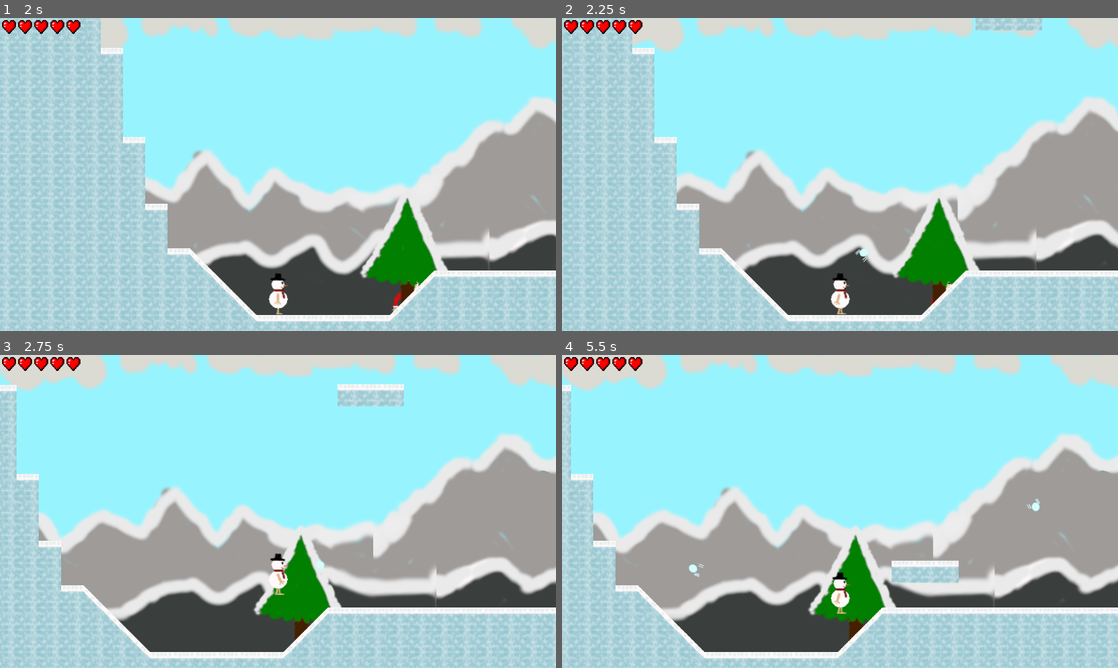
Above: before the commit, frames 1-4 (two rows, left to right).
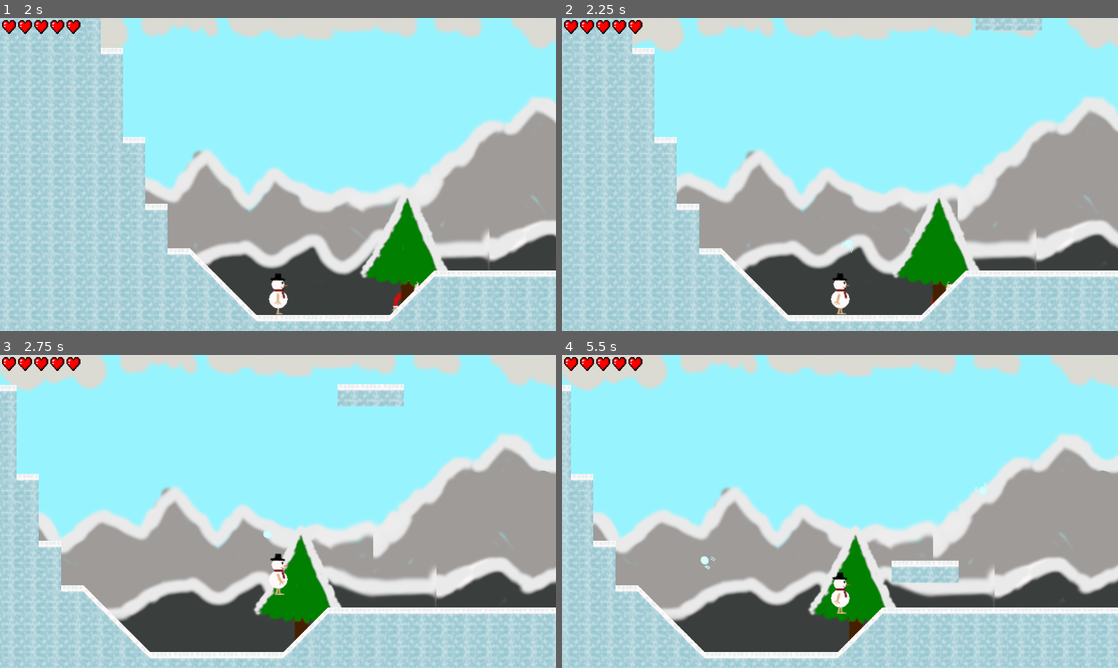
Above: after the commit, the same moments.

Repository: FeelZoR/Geta-GJ-13
Game: Godot game, scene res://src/UI/Menus/MainMenu.tscn
The game is run twice, just before and just after one commit, with the same random seed, the same clock (stepped at 60 frames per second) and the same inputs. Before the commit the project starts from res://src/UI/MainMenu.tscn. Sound files missing from this copy of the repository are replaced by a short silence.
Inputs (mouse positions are in pixels of both pictures, inside the frame that each line leads up to):
- Up to frame 1 (2 s): click "New Game" at 0.5 s; click "OK" at 1.25 s
- Up to frame 2 (2.25 s): tap Enter (ui_accept) at 2 s; move the mouse to (962, 158) at 2.02 s; press the mouse at (962, 158) at 2.03 s; hold D (move_right) from 2.03 s (still down)
- Up to frame 3 (2.75 s): keep holding D (move_right); tap Space (jump) at 2.27 s
- Up to frame 4 (5.5 s): move the mouse to (728, 527) at 2.77 s; release the mouse at (728, 527) at 2.78 s; click (728, 527) at 2.85 s; tap Space (jump) at 3.02, 5.27 s; release D (move_right) at 3.5 s; click "OK" at 3.5 s; move the mouse to (895, 442) at 4.27 s; press the mouse at (895, 442) at 4.28 s; hold Q (move_left) 4.28-5.03 s; move the mouse to (812, 574) at 5.02 s; release the mouse at (812, 574) at 5.03 s; hold D (move_right) from 5.03 s (still down); click (812, 574) at 5.1 s

Frame 1 is identical in both runs. In frame 2, less than 0.1% of the frame differs, in the area x 50-55%, y 70-78%; in frame 3, less than 0.1%; in frame 4, 0.2%, in the area x 22-86%, y 40-71%.

Commit message:
Change player's aiming mode

Diff:
--- a/assets/localization/translations.csv
+++ b/assets/localization/translations.csv
@@ -71,3 +71,9 @@
 easy_tip,"Enemies have terrible aim, you have lots of health",Les ennemis ont une visée terrible et tu as beaucoup de vie
 medium_tip,"Enemies have correct aim, and you have a decent amount of health",Les ennemis ont une visée correcte et tu as suffisamment de vie
 hard_tip,"Enemies have great aim, and you only have a few hearts",Les ennemis ont une bonne visée et tu as peu de vie
+loading,Loading...,Chargement...
+aim_mode,Aim Mode,Mode de Visée
+aim_position,Position (Recommended),Position (Recommandé)
+aim_angle,Angle,Angle
+aim_position_hint,"You click where the snowball has to fall. If the click is too far for your strength, an approximate position is used.","Tu cliques à l'endroit où doit aller la boule de neige. Si cette position est trop éloignée pour ta force, une position approximative est utilisée."
+aim_angle_hint,The launch angle is calculated between your character and your click. The snowball probably won't reach your cursor's location.,L'angle de tir est calculé entre ton personnage et la position du clic. Il est probable que la boule de neige n'atteigne jamais ton curseur.
--- a/project.godot
+++ b/project.godot
@@ -45,7 +45,7 @@
 [application]
 
 config/name="Snow Escape"
-run/main_scene="res://src/UI/MainMenu.tscn"
+run/main_scene="res://src/UI/Menus/MainMenu.tscn"
 config/icon="res://icon.png"
 
 [autoload]
--- a/src/Entities/Player.gd
+++ b/src/Entities/Player.gd
@@ -40,7 +40,7 @@
 	if event.is_action_pressed("shoot") and not _is_reloading:
 		var direction = Vector2.ZERO
 		if event.button_index == BUTTON_LEFT:
-			direction = get_global_mouse_position() - _gun.global_position
+			direction = _get_shoot_angle()
 		else:
 			direction = Vector2(Input.get_joy_axis(0, JOY_ANALOG_LX),
 								Input.get_joy_axis(0, JOY_ANALOG_LY))
@@ -48,6 +48,18 @@
 		_gun.shoot(direction, _strength, true)
 		_is_reloading = true
 		$ReloadTimer.start()
+
+func _get_shoot_angle():
+	if Settings.aim == Settings.POSITION_AIM:
+		var angle = null
+		var i = 1.0
+		while angle == null and i <= 1.5:
+			angle = Utils.calculate_launch_angle(_gun.global_position, get_global_mouse_position(), _strength * i, gravity) # We try an exact launch, then approximations
+			i += 0.1
+		if angle != null:
+			return Vector2(cos(angle), -sin(angle))
+
+	return get_global_mouse_position() - _gun.global_position
 
 ######## MOVEMENT ########
 func _get_direction():
--- a/src/Entities/Player.tscn
+++ b/src/Entities/Player.tscn
@@ -42,15 +42,15 @@
 "name": "Invincible walking",
 "speed": 8.0
 }, {
+"frames": [ SubResource( 1 ), null, SubResource( 1 ), null ],
+"loop": true,
+"name": "Invincible idle",
+"speed": 4.0
+}, {
 "frames": [ SubResource( 2 ), SubResource( 3 ), SubResource( 1 ), SubResource( 5 ), SubResource( 4 ), SubResource( 5 ), SubResource( 1 ), SubResource( 3 ) ],
 "loop": true,
 "name": "Walking",
 "speed": 8.0
-}, {
-"frames": [ SubResource( 1 ), null, SubResource( 1 ), null ],
-"loop": true,
-"name": "Invincible idle",
-"speed": 4.0
 } ]
 
 [sub_resource type="RectangleShape2D" id=7]
@@ -64,7 +64,7 @@
 [node name="Sprite" parent="." index="1"]
 frames = SubResource( 6 )
 animation = "Walking"
-frame = 4
+frame = 3
 
 [node name="Gun" parent="Sprite" index="0"]
 position = Vector2( 24.6719, 0 )
--- a/src/Game.tscn
+++ b/src/Game.tscn
@@ -2,11 +2,11 @@
 
 [ext_resource path="res://assets/theme/fonts/Big_title.tres" type="DynamicFont" id=1]
 [ext_resource path="res://src/UI/Tutorial.tscn" type="PackedScene" id=2]
-[ext_resource path="res://src/UI/SoundSettings.tscn" type="PackedScene" id=3]
+[ext_resource path="res://src/UI/Menus/Settings/SoundSettings.tscn" type="PackedScene" id=3]
 [ext_resource path="res://assets/graphics/HUD/back_progress_bar.png" type="Texture" id=4]
 [ext_resource path="res://assets/graphics/HUD/progress_bar.png" type="Texture" id=5]
 [ext_resource path="res://assets/graphics/HUD/progress_bar_outline.png" type="Texture" id=6]
-[ext_resource path="res://src/UI/Pause.tscn" type="PackedScene" id=7]
+[ext_resource path="res://src/UI/Menus/Pause.tscn" type="PackedScene" id=7]
 [ext_resource path="res://src/UI/Countdown.gd" type="Script" id=8]
 [ext_resource path="res://src/Game.gd" type="Script" id=9]
 [ext_resource path="res://src/UI/Health_bar.gd" type="Script" id=10]
--- a/src/Settings.gd
+++ b/src/Settings.gd
@@ -14,6 +14,10 @@
 const MEDIUM_DIFF = 'medium'
 const HARD_DIFF = 'hard'
 var difficulty = MEDIUM_DIFF
+
+const POSITION_AIM = 'position'
+const ANGLE_AIM = 'angle'
+var aim = POSITION_AIM
 
 ##### SOUNDS #####
 const MASTER_BUS = "Master"
--- a/src/UI/MainMenu.gd
+++ b/src/UI/Menus/MainMenu.gd
@@ -1,7 +1,7 @@
 extends ColorRect
 
 onready var click_sound = $Click
-var settings = preload("res://src/UI/Settings.tscn")
+var settings = preload("res://src/UI/Menus/Settings/Settings.tscn")
 
 signal settings_closed
 signal click_sound
--- a/src/UI/MainMenu.tscn
+++ b/src/UI/Menus/MainMenu.tscn
@@ -1,22 +1,22 @@
 [gd_scene load_steps=6 format=2]
 
-[ext_resource path="res://assets/theme/fonts/Main_Title.tres" type="DynamicFont" id=1]
-[ext_resource path="res://assets/theme/fonts/Text_desc_font.tres" type="DynamicFont" id=2]
-[ext_resource path="res://src/UI/MainMenu.gd" type="Script" id=3]
-[ext_resource path="res://assets/audio/BGM/off_limits.wav" type="AudioStream" id=4]
-[ext_resource path="res://assets/audio/SFX/ui_click.wav" type="AudioStream" id=5]
+[ext_resource path="res://src/UI/Menus/MainMenu.gd" type="Script" id=1]
+[ext_resource path="res://assets/audio/SFX/ui_click.wav" type="AudioStream" id=2]
+[ext_resource path="res://assets/audio/BGM/off_limits.wav" type="AudioStream" id=3]
+[ext_resource path="res://assets/theme/fonts/Main_Title.tres" type="DynamicFont" id=4]
+[ext_resource path="res://assets/theme/fonts/Text_desc_font.tres" type="DynamicFont" id=5]
 
 [node name="MainMenu" type="ColorRect"]
 anchor_right = 1.0
 anchor_bottom = 1.0
 color = Color( 0, 0.517647, 0.635294, 1 )
-script = ExtResource( 3 )
+script = ExtResource( 1 )
 __meta__ = {
 "_edit_use_anchors_": false
 }
 
 [node name="BGM" type="AudioStreamPlayer" parent="."]
-stream = ExtResource( 4 )
+stream = ExtResource( 3 )
 autoplay = true
 bus = "BGM"
 
--- a/src/UI/Pause.gd
+++ b/src/UI/Menus/Pause.gd
@@ -1,6 +1,6 @@
 extends ColorRect
 
-var settings_scene = preload("res://src/UI/Settings.tscn")
+var settings_scene = preload("res://src/UI/Menus/Settings/Settings.tscn")
 
 onready var resume_btn = $Buttons/Resume
 onready var settings_btn = $Buttons/Settings
--- a/src/UI/Pause.tscn
+++ b/src/UI/Menus/Pause.tscn
@@ -1,6 +1,6 @@
 [gd_scene load_steps=3 format=2]
 
-[ext_resource path="res://src/UI/Pause.gd" type="Script" id=1]
+[ext_resource path="res://src/UI/Menus/Pause.gd" type="Script" id=1]
 [ext_resource path="res://assets/audio/SFX/ui_click.wav" type="AudioStream" id=2]
 
 [node name="PauseMenu" type="ColorRect"]
@@ -50,6 +50,7 @@
 
 [node name="UI_Audio" type="AudioStreamPlayer" parent="."]
 stream = ExtResource( 2 )
+bus = "UI Sounds"
 [connection signal="pressed" from="Buttons/Resume" to="." method="_on_Resume_pressed"]
 [connection signal="pressed" from="Buttons/Settings" to="." method="_on_Settings_pressed"]
 [connection signal="pressed" from="Buttons/Quit" to="." method="_on_Quit_pressed"]
--- /dev/null
+++ b/src/UI/Menus/Settings/DifficultyGroup.tres
@@ -0,0 +1,3 @@
+[gd_resource type="ButtonGroup" format=2]
+
+[resource]
--- a/src/UI/GeneralSettings.gd
+++ b/src/UI/Menus/Settings/GeneralSettings.gd
@@ -4,6 +4,8 @@
 onready var easy = $Center/Container/Difficulty/Group/Easy
 onready var medium = $Center/Container/Difficulty/Group/Medium
 onready var hard = $Center/Container/Difficulty/Group/Hard
+onready var aim_position = $Center/Container/Aim/Group/Position
+onready var aim_angle = $Center/Container/Aim/Group/Angle
 onready var click_sound = $Click
 
 func _ready():
@@ -21,6 +23,11 @@
 	elif Settings.difficulty == Settings.HARD_DIFF:
 		hard.pressed = true
 
+	if Settings.aim == Settings.POSITION_AIM:
+		aim_position.pressed = true
+	else:
+		aim_angle.pressed = true
+
 func save():
 	var locale = language.get_item_text(language.get_selected_id()).replace('language_', '')
 	TranslationServer.set_locale(locale)
@@ -31,7 +38,12 @@
 	elif hard.is_pressed():
 		diff = Settings.HARD_DIFF
 
+	var aim = Settings.POSITION_AIM
+	if aim_angle.is_pressed():
+		aim = Settings.ANGLE_AIM
+
 	Settings.difficulty = diff
+	Settings.aim = aim
 
 func _on_pressed():
 	click_sound.play()
--- a/src/UI/GeneralSettings.tscn
+++ b/src/UI/Menus/Settings/GeneralSettings.tscn
@@ -1,23 +1,24 @@
-[gd_scene load_steps=8 format=2]
+[gd_scene load_steps=9 format=2]
 
-[ext_resource path="res://src/UI/DifficultyGroup.tres" type="ButtonGroup" id=1]
-[ext_resource path="res://assets/theme/fonts/Tomodachy.otf" type="DynamicFontData" id=2]
-[ext_resource path="res://assets/theme/fonts/Text_desc_font.tres" type="DynamicFont" id=3]
-[ext_resource path="res://assets/theme/fonts/Big_title.tres" type="DynamicFont" id=4]
-[ext_resource path="res://src/UI/GeneralSettings.gd" type="Script" id=5]
-[ext_resource path="res://assets/audio/SFX/ui_click.wav" type="AudioStream" id=6]
+[ext_resource path="res://src/UI/Menus/Settings/GeneralSettings.gd" type="Script" id=1]
+[ext_resource path="res://src/UI/Menus/Settings/DifficultyGroup.tres" type="ButtonGroup" id=2]
+[ext_resource path="res://assets/audio/SFX/ui_click.wav" type="AudioStream" id=3]
+[ext_resource path="res://assets/theme/fonts/Text_desc_font.tres" type="DynamicFont" id=4]
+[ext_resource path="res://assets/theme/fonts/Tomodachy.otf" type="DynamicFontData" id=5]
+[ext_resource path="res://assets/theme/fonts/Big_title.tres" type="DynamicFont" id=6]
+[ext_resource path="res://src/UI/Menus/Settings/AimGroup.tres" type="ButtonGroup" id=7]
 
 [sub_resource type="DynamicFont" id=1]
 outline_size = 1
 extra_spacing_char = 1
-font_data = ExtResource( 2 )
+font_data = ExtResource( 5 )
 
 [node name="General" type="Panel"]
 margin_top = 44.0
 margin_right = 1280.0
 margin_bottom = 720.0
 size_flags_vertical = 3
-script = ExtResource( 5 )
+script = ExtResource( 1 )
 __meta__ = {
 "_edit_use_anchors_": false
 }
@@ -33,16 +34,16 @@
 
 [node name="Container" type="VBoxContainer" parent="Center"]
 margin_left = 393.0
-margin_top = 239.0
+margin_top = 204.0
 margin_right = 887.0
-margin_bottom = 436.0
+margin_bottom = 472.0
 custom_constants/separation = 25
 alignment = 1
 
 [node name="Label" type="Label" parent="Center/Container"]
 margin_right = 494.0
 margin_bottom = 78.0
-custom_fonts/font = ExtResource( 4 )
+custom_fonts/font = ExtResource( 6 )
 text = "general_settings_title"
 
 [node name="Localization" type="HBoxContainer" parent="Center/Container"]
@@ -93,9 +94,9 @@
 margin_right = 177.0
 margin_bottom = 25.0
 hint_tooltip = "easy_tip"
-custom_fonts/font = ExtResource( 3 )
+custom_fonts/font = ExtResource( 4 )
 pressed = true
-group = ExtResource( 1 )
+group = ExtResource( 2 )
 text = "easy"
 
 [node name="Medium" type="CheckBox" parent="Center/Container/Difficulty/Group"]
@@ -103,8 +104,8 @@
 margin_right = 294.0
 margin_bottom = 25.0
 hint_tooltip = "medium_tip"
-custom_fonts/font = ExtResource( 3 )
-group = ExtResource( 1 )
+custom_fonts/font = ExtResource( 4 )
+group = ExtResource( 2 )
 text = "medium"
 
 [node name="Hard" type="CheckBox" parent="Center/Container/Difficulty/Group"]
@@ -112,15 +113,56 @@
 margin_right = 385.0
 margin_bottom = 25.0
 hint_tooltip = "hard_tip"
-custom_fonts/font = ExtResource( 3 )
-group = ExtResource( 1 )
+custom_fonts/font = ExtResource( 4 )
+group = ExtResource( 2 )
 text = "hard"
 
+[node name="Aim" type="VBoxContainer" parent="Center/Container"]
+margin_top = 222.0
+margin_right = 494.0
+margin_bottom = 268.0
+alignment = 1
+
+[node name="Label" type="Label" parent="Center/Container/Aim"]
+margin_right = 494.0
+margin_bottom = 17.0
+custom_fonts/font = SubResource( 1 )
+text = "aim_mode"
+align = 1
+
+[node name="Group" type="HBoxContainer" parent="Center/Container/Aim"]
+margin_top = 21.0
+margin_right = 494.0
+margin_bottom = 46.0
+custom_constants/separation = 20
+alignment = 1
+
+[node name="Position" type="CheckBox" parent="Center/Container/Aim/Group"]
+margin_left = 102.0
+margin_right = 248.0
+margin_bottom = 25.0
+hint_tooltip = "aim_position_hint"
+custom_fonts/font = ExtResource( 4 )
+pressed = true
+group = ExtResource( 7 )
+text = "aim_position"
+
+[node name="Angle" type="CheckBox" parent="Center/Container/Aim/Group"]
+margin_left = 268.0
+margin_right = 391.0
+margin_bottom = 25.0
+hint_tooltip = "aim_angle_hint"
+custom_fonts/font = ExtResource( 4 )
+group = ExtResource( 7 )
+text = "aim_angle"
+
 [node name="Click" type="AudioStreamPlayer" parent="."]
-stream = ExtResource( 6 )
+stream = ExtResource( 3 )
 bus = "UI Sounds"
 [connection signal="item_selected" from="Center/Container/Localization/Value" to="." method="_on_Value_item_selected"]
 [connection signal="pressed" from="Center/Container/Localization/Value" to="." method="_on_pressed"]
 [connection signal="pressed" from="Center/Container/Difficulty/Group/Easy" to="." method="_on_pressed"]
 [connection signal="pressed" from="Center/Container/Difficulty/Group/Medium" to="." method="_on_pressed"]
 [connection signal="pressed" from="Center/Container/Difficulty/Group/Hard" to="." method="_on_pressed"]
+[connection signal="pressed" from="Center/Container/Aim/Group/Position" to="." method="_on_pressed"]
+[connection signal="pressed" from="Center/Container/Aim/Group/Angle" to="." method="_on_pressed"]
--- a/src/UI/Settings.tscn
+++ b/src/UI/Menus/Settings/Settings.tscn
@@ -1,10 +1,10 @@
 [gd_scene load_steps=6 format=2]
 
-[ext_resource path="res://src/UI/Settings.gd" type="Script" id=1]
-[ext_resource path="res://src/UI/SoundSettings.tscn" type="PackedScene" id=2]
+[ext_resource path="res://src/UI/Menus/Settings/Settings.gd" type="Script" id=1]
+[ext_resource path="res://assets/audio/SFX/ui_click.wav" type="AudioStream" id=2]
 [ext_resource path="res://assets/theme/fonts/Text_desc_font.tres" type="DynamicFont" id=3]
-[ext_resource path="res://src/UI/GeneralSettings.tscn" type="PackedScene" id=4]
-[ext_resource path="res://assets/audio/SFX/ui_click.wav" type="AudioStream" id=5]
+[ext_resource path="res://src/UI/Menus/Settings/SoundSettings.tscn" type="PackedScene" id=4]
+[ext_resource path="res://src/UI/Menus/Settings/GeneralSettings.tscn" type="PackedScene" id=5]
 
 [node name="Settings" type="Panel"]
 anchor_right = 1.0
@@ -44,10 +44,10 @@
 custom_fonts/font = ExtResource( 3 )
 text = "sounds_tab_title"
 
-[node name="General" parent="Container" instance=ExtResource( 4 )]
+[node name="General" parent="Container" instance=ExtResource( 5 )]
 margin_bottom = 676.0
 
-[node name="Sound" parent="Container" instance=ExtResource( 2 )]
+[node name="Sound" parent="Container" instance=ExtResource( 4 )]
 visible = false
 anchor_left = 0.0
 anchor_top = 0.0
--- a/src/UI/SoundSettings.tscn
+++ b/src/UI/Menus/Settings/SoundSettings.tscn
@@ -1,9 +1,87 @@
 [gd_scene load_steps=5 format=2]
 
 [ext_resource path="res://assets/theme/fonts/Big_title.tres" type="DynamicFont" id=1]
-[ext_resource path="res://src/UI/SoundSettings.gd" type="Script" id=2]
 [ext_resource path="res://assets/audio/SFX/ui_click.wav" type="AudioStream" id=3]
 [ext_resource path="res://assets/theme/fonts/Text_desc_font.tres" type="DynamicFont" id=4]
+
+[sub_resource type="GDScript" id=1]
+script/source = "extends Control
+
+const MIN_DB = -36
+
+onready var global_title = $Margin/Container/Title
+onready var sound = $UI_Sound
+
+onready var master_title = $Margin/Container/Master/Title
+onready var master_bar = $Margin/Container/Master/Bar
+
+onready var bgm_title = $Margin/Container/BGM/Title
+onready var bgm_bar = $Margin/Container/BGM/Bar
+
+onready var sfx_title = $Margin/Container/SFX/Title
+onready var sfx_bar = $Margin/Container/SFX/Bar
+
+onready var ui_title = $Margin/Container/UI/Title
+onready var ui_bar = $Margin/Container/UI/Bar
+
+func _ready():
+	global_title.text = tr(Settings.SOUND_SETTINGS_KEY)
+
+	_initialize(master_bar, Settings.MASTER_BUS)
+	_initialize(bgm_bar, Settings.BGM_BUS)
+	_initialize(sfx_bar, Settings.SFX_BUS)
+	_initialize(ui_bar, Settings.UI_BUS)
+
+	_update_settings(master_title, master_bar, Settings.MASTER_SETTINGS_KEY)
+	_update_settings(bgm_title, bgm_bar, Settings.BGM_SETTINGS_KEY)
+	_update_settings(sfx_title, sfx_bar, Settings.SFX_SETTINGS_KEY)
+	_update_settings(ui_title, ui_bar, Settings.UI_SOUNDS_SETTINGS_KEY)
+
+func _initialize(bar, bus_name):
+	var bus_id = AudioServer.get_bus_index(bus_name)
+	if AudioServer.is_bus_mute(bus_id):
+		bar.set_value(0)
+	else:
+		bar.set_value(_get_bar_value(AudioServer.get_bus_volume_db(bus_id)))
+
+func _update_settings(title, bar, key):
+	var intensity = bar.value
+	title.text = tr(key) + \" (\" + str(intensity) + \"%)\"
+
+func _get_bar_value(db_intensity):
+	return (1 - (db_intensity / MIN_DB)) * 100
+
+##### SLIDER HANDLING #####
+func _on_MasterBar_value_changed(_value):
+	_update_settings(master_title, master_bar, Settings.MASTER_SETTINGS_KEY)
+
+func _on_BgmBar_value_changed(_value):
+	_update_settings(bgm_title, bgm_bar, Settings.BGM_SETTINGS_KEY)
+
+func _on_SfxBar_value_changed(_value):
+	_update_settings(sfx_title, sfx_bar, Settings.SFX_SETTINGS_KEY)
+
+func _on_UiBar_value_changed(_value):
+	_update_settings(ui_title, ui_bar, Settings.UI_SOUNDS_SETTINGS_KEY)
+
+##### CLOSE UI #####
+func _get_db_intensity(percentage):
+	return -(percentage * MIN_DB) / 100 + MIN_DB
+
+func _update_intensity(bar_value, bus_name):
+	var bus_id = AudioServer.get_bus_index(bus_name)
+	if bar_value == 0:
+		AudioServer.set_bus_mute(bus_id, true)
+	else:
+		AudioServer.set_bus_mute(bus_id, false)
+		AudioServer.set_bus_volume_db(bus_id, _get_db_intensity(bar_value))
+
+func save():
+	_update_intensity(master_bar.value, Settings.MASTER_BUS)
+	_update_intensity(bgm_bar.value, Settings.BGM_BUS)
+	_update_intensity(sfx_bar.value, Settings.SFX_BUS)
+	_update_intensity(ui_bar.value, Settings.UI_BUS)
+"
 
 [node name="Settings" type="Panel"]
 pause_mode = 2
@@ -15,7 +93,7 @@
 margin_top = -360.0
 margin_right = 641.059
 margin_bottom = 360.0
-script = ExtResource( 2 )
+script = SubResource( 1 )
 __meta__ = {
 "_edit_use_anchors_": false
 }
Binary file changed: assets/localization/translations.en.translation
Binary file changed: assets/localization/translations.fr.translation
Not shown: 2 places in src/UI/Menus/MainMenu.tscn that only renumber resources
Renamed: src/UI/DifficultyGroup.tres -> src/UI/Menus/Settings/AimGroup.tres
Not shown: 1 places in src/UI/Menus/Settings/GeneralSettings.tscn that only renumber resources
Renamed: src/UI/Settings.gd -> src/UI/Menus/Settings/Settings.gd
Not shown: 1 places in src/UI/Menus/Settings/Settings.tscn that only renumber resources
Renamed: src/UI/SoundSettings.gd -> src/UI/Menus/Settings/SoundSettings.gd
